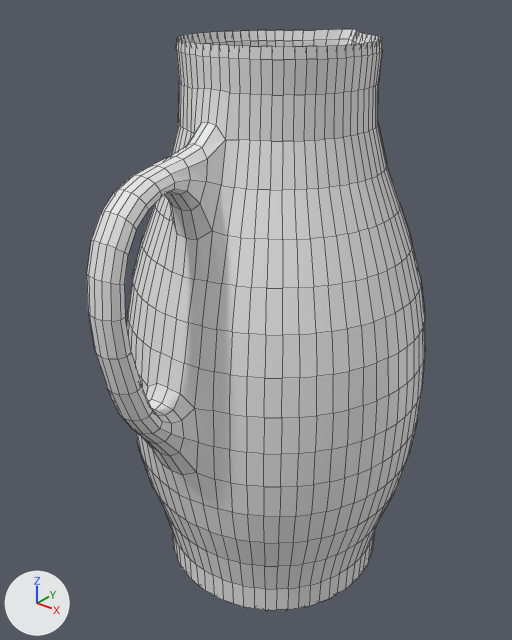
The Blender file Assets/3D/Objects/Pitcher.blend as it was, and as the next commit left it.
Both versions are drawn from a 50 mm camera at (0.269, -0.358, 0.426) aimed at (-0.004, -0.017, 0.214). Every picture has the same lights, and +X, +Y and +Z are marked at lower left. Mesh edges are drawn as thin lines.

The scene before the commit, as lines of its bpy script (objects in view):
```python
me_cylinder = bpy.data.meshes.new('Cylinder')
me_cylinder.from_pydata(...)  # 2590 vertices, 2592 faces; spans x -0.105..0.105, y -0.154..0.105, z -0.002..0.393
ob_cylinder = bpy.data.objects.new('Cylinder', me_cylinder)
ob_cylinder.location = (0.0, 0.0, 0.0)
```
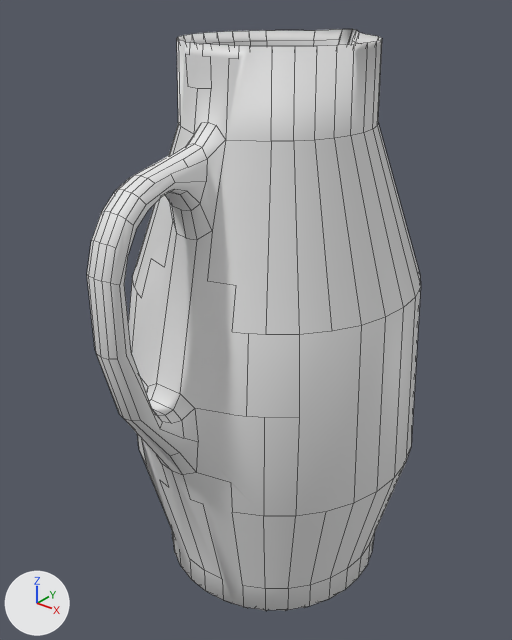
Location of each change, [x1, y1, x2, y2] in pixels of the pictures (512 x 640 px):
'Cylinder', reshaped, modifiers changed: before [87, 29, 425, 611]; after [87, 29, 421, 611]
part 1 of me_cylinder, deleted: before [87, 29, 425, 610]
part 2 of me_cylinder, shading changed: [88, 122, 308, 611] in both

The change, as a list of edits to the scene's bpy script:
```text
Change me_cylinder:
    used by ob_cylinder; location = (0.0, 0.0, 0.0)
    remove me_cylinder.from_pydata(...)  # 2590 vertices, 2592 faces; spans x -0.105..0.105, y -0.154..0.105, z -0.002..0.393
    add me_cylinder.from_pydata(...)  # 924 vertices, 677 faces; spans x -0.102..0.102, y -0.152..0.102, z 0.005..0.393
    me_cylinder part 1: 1666 vertices removed from x -0.105..0.105, y -0.154..0.105, z -0.002..0.393
    me_cylinder part 2: 241 kept faces spanning x -0.081..0.081, y -0.152..0.081, z 0.005..0.37 are now shaded smooth
Change ob_cylinder:
    add _m = ob_cylinder.modifiers.new('Decimate', 'DECIMATE')
    add _m.decimate_type = 'DISSOLVE'
    add _m.angle_limit = 0.169
```
